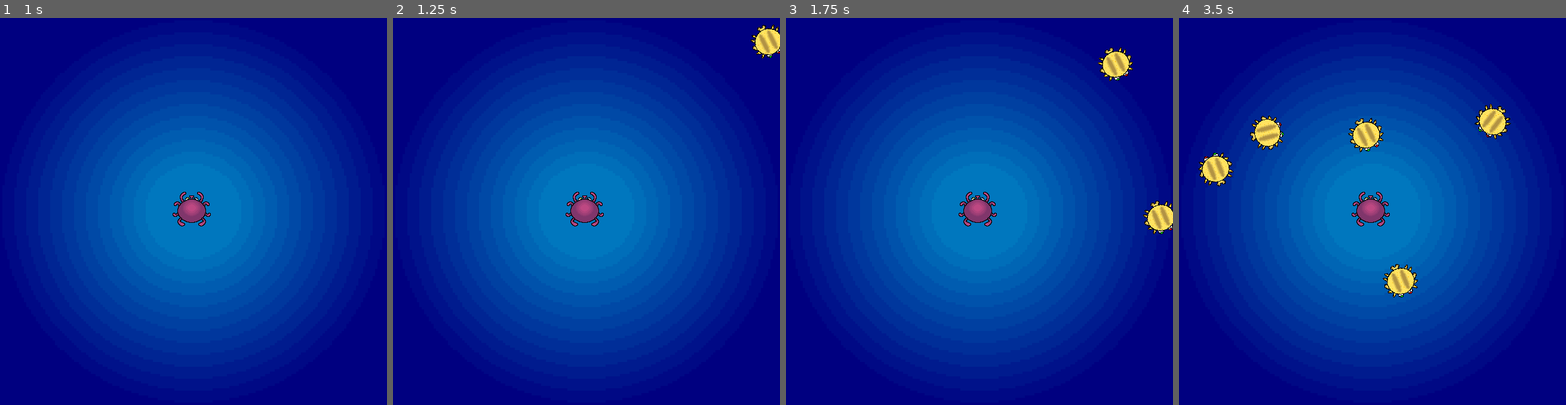
Above: before the commit, frames 1-4 (left to right).
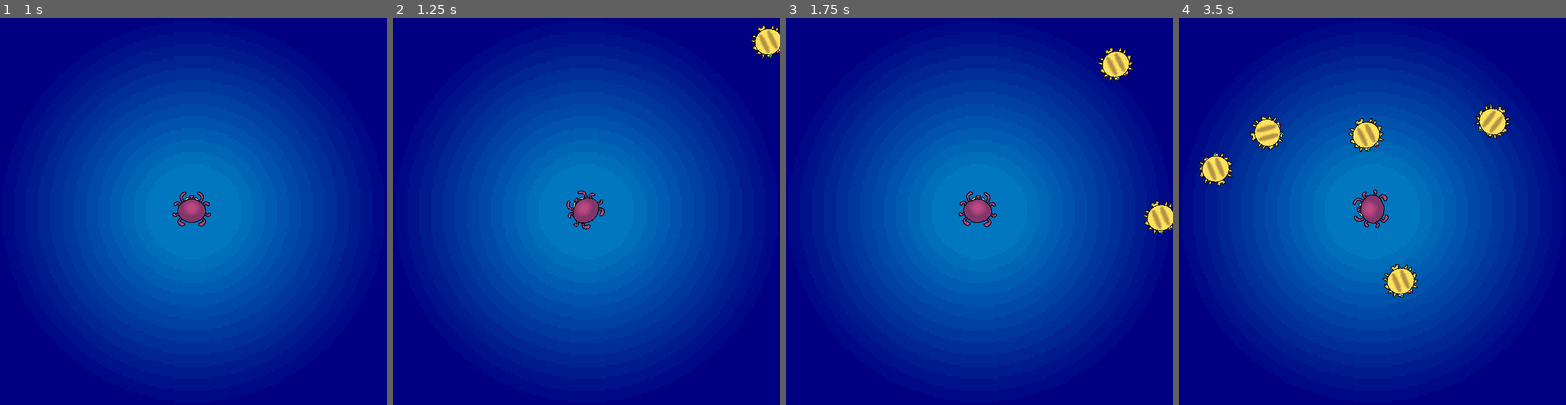
Above: after the commit, the same moments.

Repository: jonael-garcia26/OctoPause
Game: Godot game, scene res://Scenes/menu.tscn
Same seed, same stepped clock (60 frames per second), same inputs: the game is played once before the commit and once after it.
Inputs:
- Up to frame 1 (1 s): click "Start" at 0.5 s
- Up to frame 2 (1.25 s): no input
- Up to frame 3 (1.75 s): no input
- Up to frame 4 (3.5 s): no input

Frame 1 is identical in both runs. In frame 2, 0.3% of the frame differs, in the area x 44-55%, y 44-55%; in frame 3, 0.1%; in frame 4, 0.4%.

Commit message:
Player now faces closest enemy

Diff:
--- a/Scripts/main.gd
+++ b/Scripts/main.gd
@@ -11,6 +11,7 @@
 
 func _on_enemy_timer_timeout():
 	var mob = mob_scene.instantiate()
+	mob.add_to_group("enemies")
 
 	# Choose a random location on Path2D.
 	var mob_spawn_location = $"Path/Spawn enemies"
--- a/Scripts/player.gd
+++ b/Scripts/player.gd
@@ -11,7 +11,9 @@
 
 # Called every frame. 'delta' is the elapsed time since the previous frame.
 func _process(delta: float) -> void:
-	pass
+	var closestEnemy = get_closest_enemy()
+	if closestEnemy:
+		look_at(closestEnemy.position)
 
 
 func _on_body_entered(body: Node2D) -> void:
@@ -23,3 +25,18 @@
 	position = pos
 	show()
 	$Hitbox.disabled = false
+
+
+func get_closest_enemy():
+	var closest_enemy: EnemyClass = null
+	var closest_dist = INF
+	var enemies = get_parent().get_tree().get_nodes_in_group("enemies")
+
+	if(!enemies.is_empty()):
+		for enemy in enemies:
+			var dist = global_position.distance_to(enemy.global_position)
+			if dist < closest_dist:
+				closest_dist = dist
+				closest_enemy = enemy
+
+	return closest_enemy
